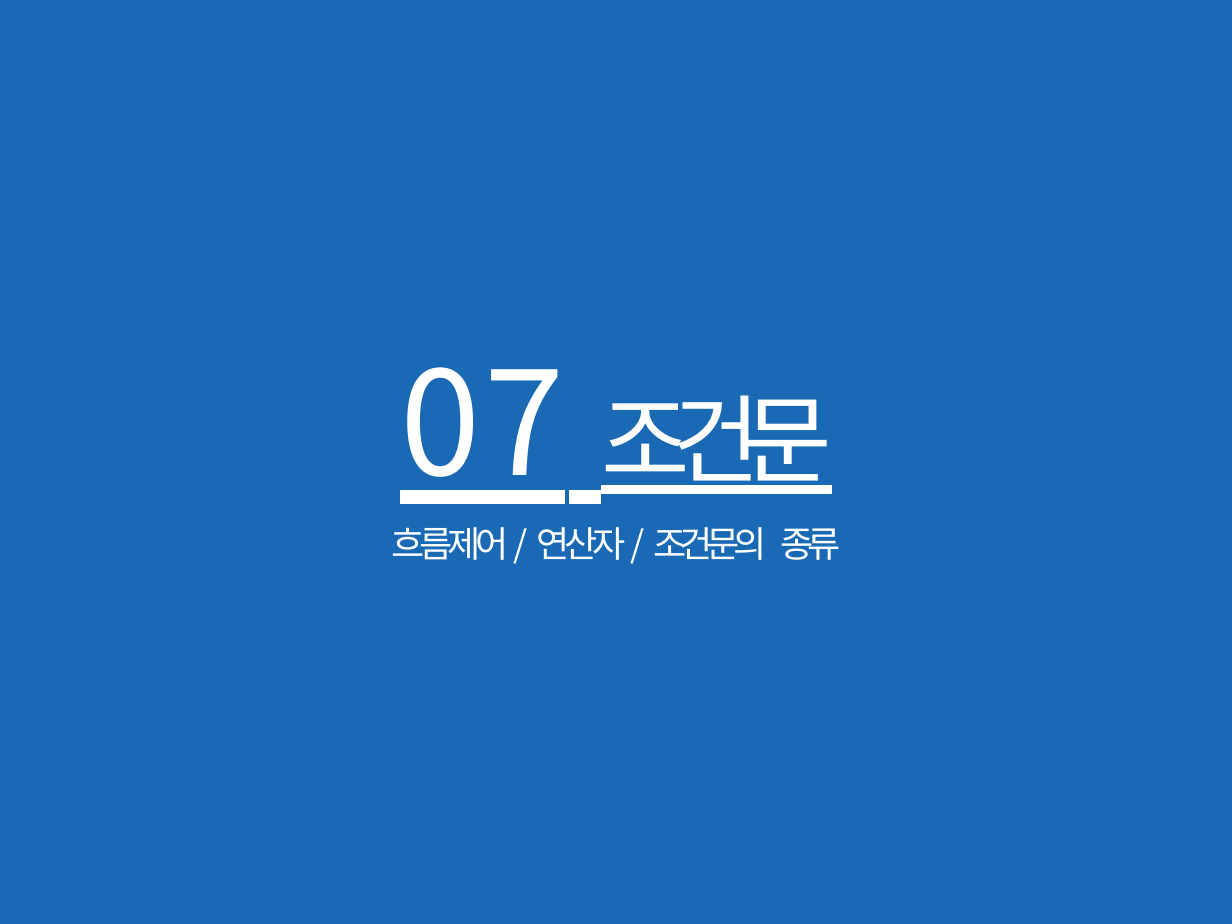
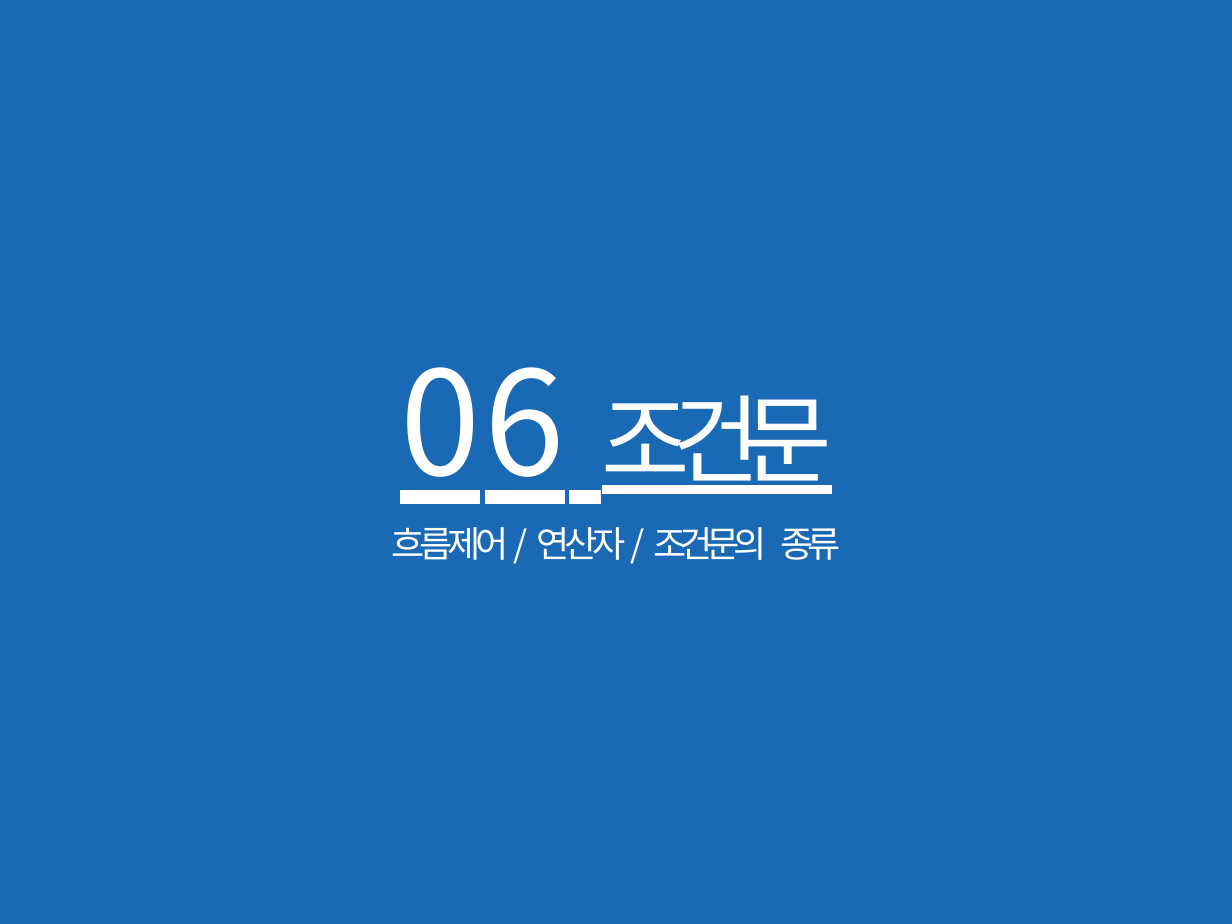
Before and after one commit to hanyang-software-volunteerer/2017-09-software-volunteerer, a slide deck: slide 40 of ppt-for-edit/2017소프트웨어봉사단_0404 (1).pptx (slide 64 before the commit). Drawn at 1232x924 pixels with LibreOffice and Linux fonts; fonts in the diff are those of the drawing. Boxes give left, top, right and bottom in pixels: in the first picture for what was removed or moved away, otherwise in the second. Text is boxed around its words. In the diff, an @@ line names an element or a change of style, - is before the commit and + after.

```diff
--- a/ppt-for-edit/2017소프트웨어봉사단_0404 (1).pptx
+++ b/ppt-for-edit/2017소프트웨어봉사단_0404 (1).pptx
@@ title at [400, 367, 833, 504]: text changed @@
-07 조건문
+06 조건문
```
Also in this commit, not shown: 49 other slides changed, 2 slides added, 5 slides removed, 2 other files.
